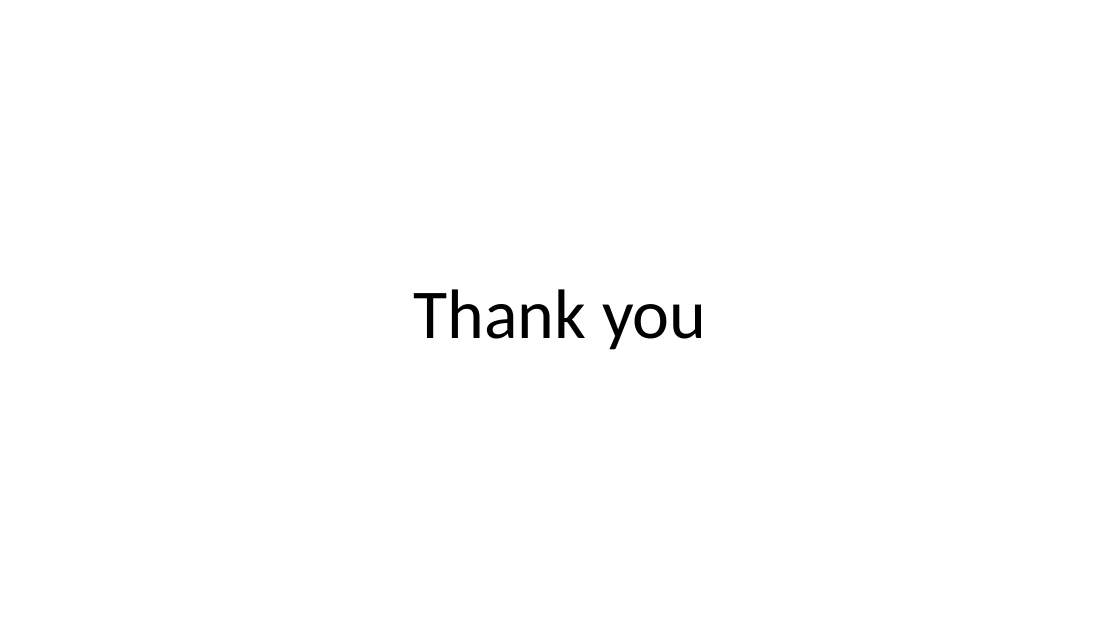
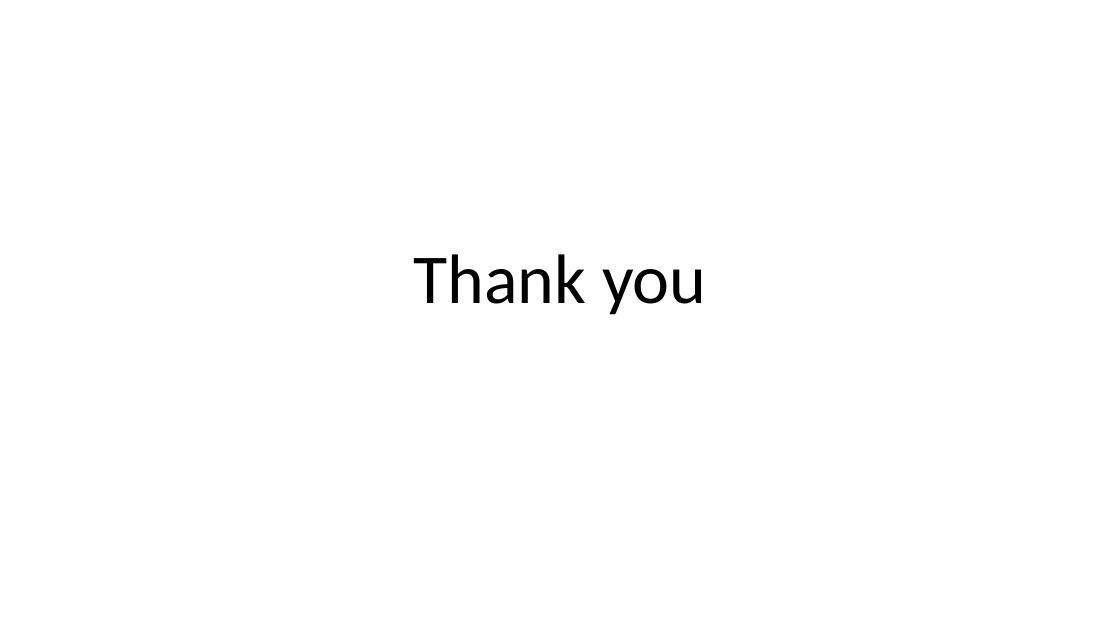
Before and after one commit to mayembe-martin/software_architecture_schedules, a slide deck: slide 13 of Schedules 1.pptx (slide 14 before the commit). Drawn at 1120x630 pixels with LibreOffice and Linux fonts; fonts in the diff are those of the drawing. Boxes give left, top, right and bottom in pixels: in the first picture for what was removed or moved away, otherwise in the second. Text is boxed around its words. In the diff, an @@ line names an element or a change of style, - is before the commit and + after.

```diff
--- a/Schedules 1.pptx
+++ b/Schedules 1.pptx
@@ title "Thank you": place and size @@
-title "Thank you" at bbox=[413, 289, 707, 350]
+title "Thank you" at bbox=[413, 254, 707, 315]
```
Also in this commit, not shown: 8 other slides changed, 4 slides added, 5 slides removed.
